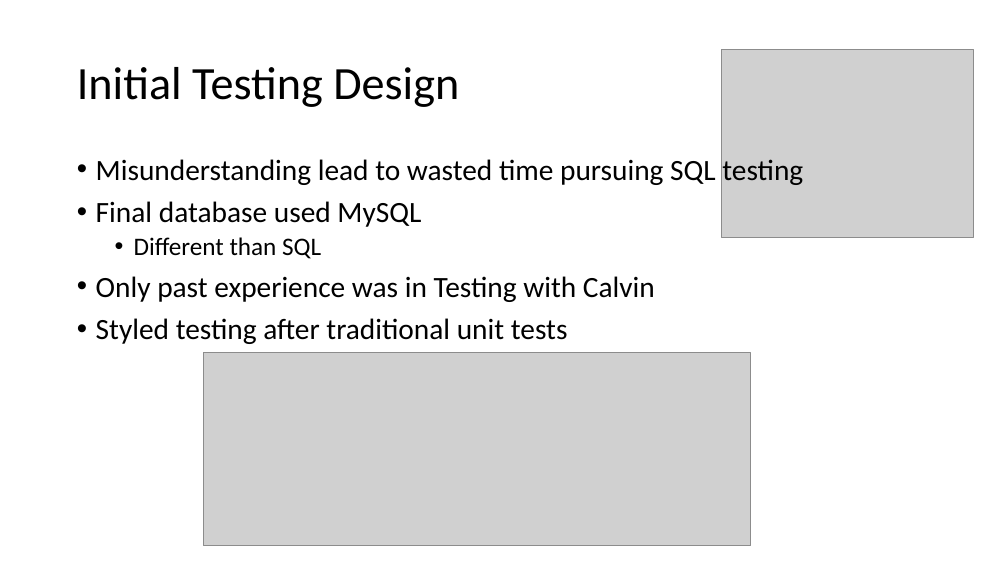
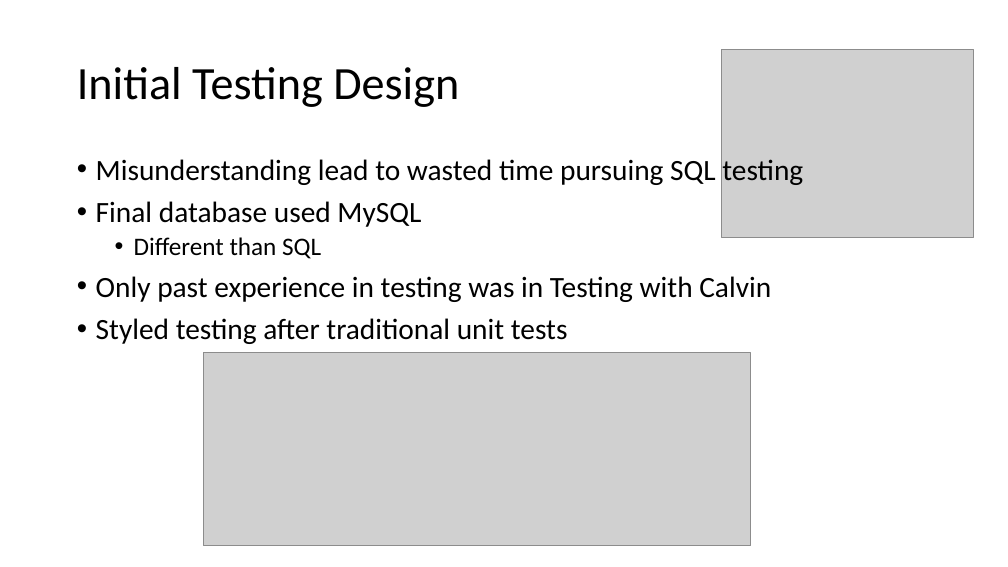
Before and after one commit to TheCorporateBuzzwords/Whos-Home, a slide deck: slide 2 of Doc/PowerPoints/PatrickS1.pptx. Drawn at 1008x567 pixels with LibreOffice and Linux fonts; fonts in the diff are those of the drawing; grey boxes stand for pictures. Boxes give left, top, right and bottom in pixels: in the first picture for what was removed or moved away, otherwise in the second. Text is boxed around its words. In the diff, an @@ line names an element or a change of style, - is before the commit and + after.

```diff
--- a/Doc/PowerPoints/PatrickS1.pptx
+++ b/Doc/PowerPoints/PatrickS1.pptx
@@ text at box(96, 276, 771, 302): text changed @@
-• Only past experience was in Testing with Calvin
+• Only past experience in testing was in Testing with Calvin
```
Also in this commit, not shown: 2 other slides changed, 1 slide added, 2 slides removed.
